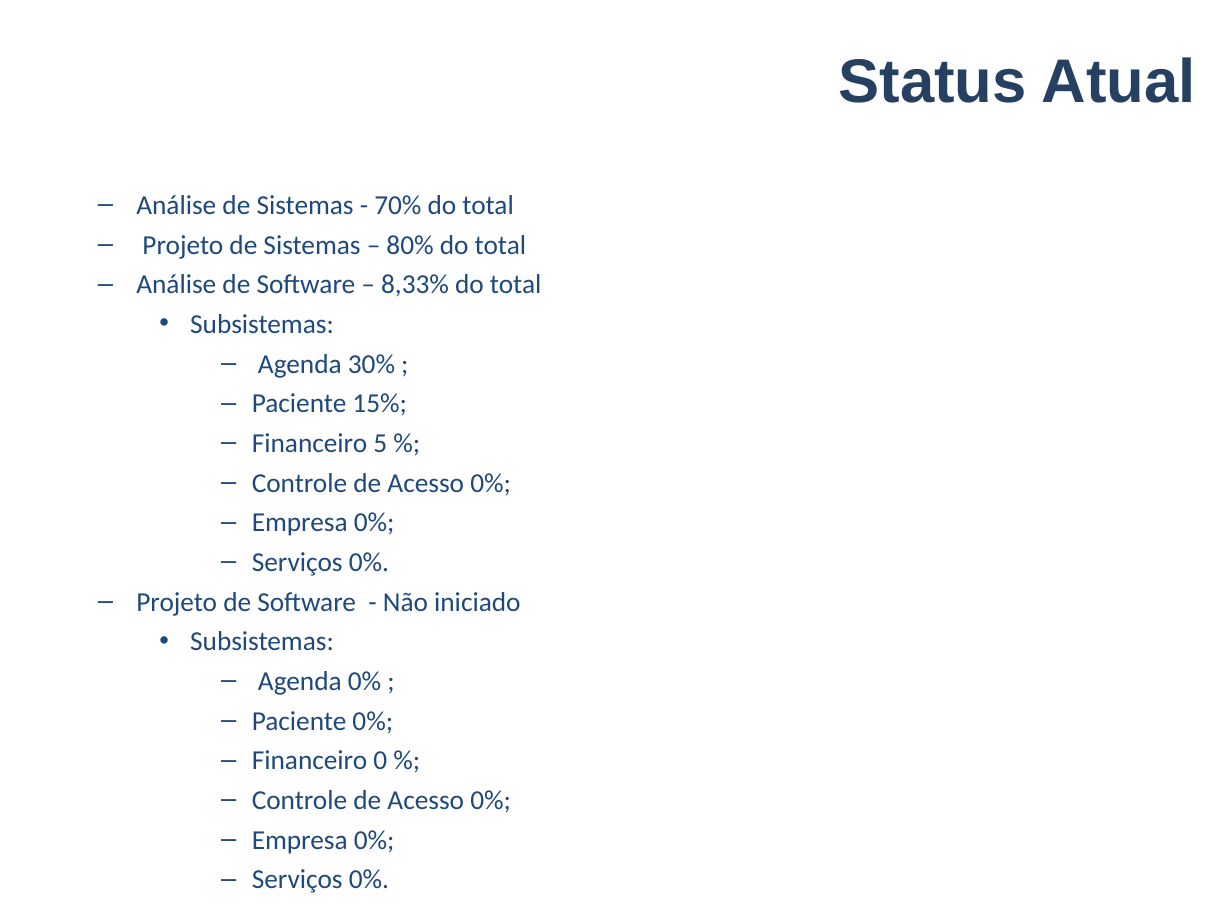
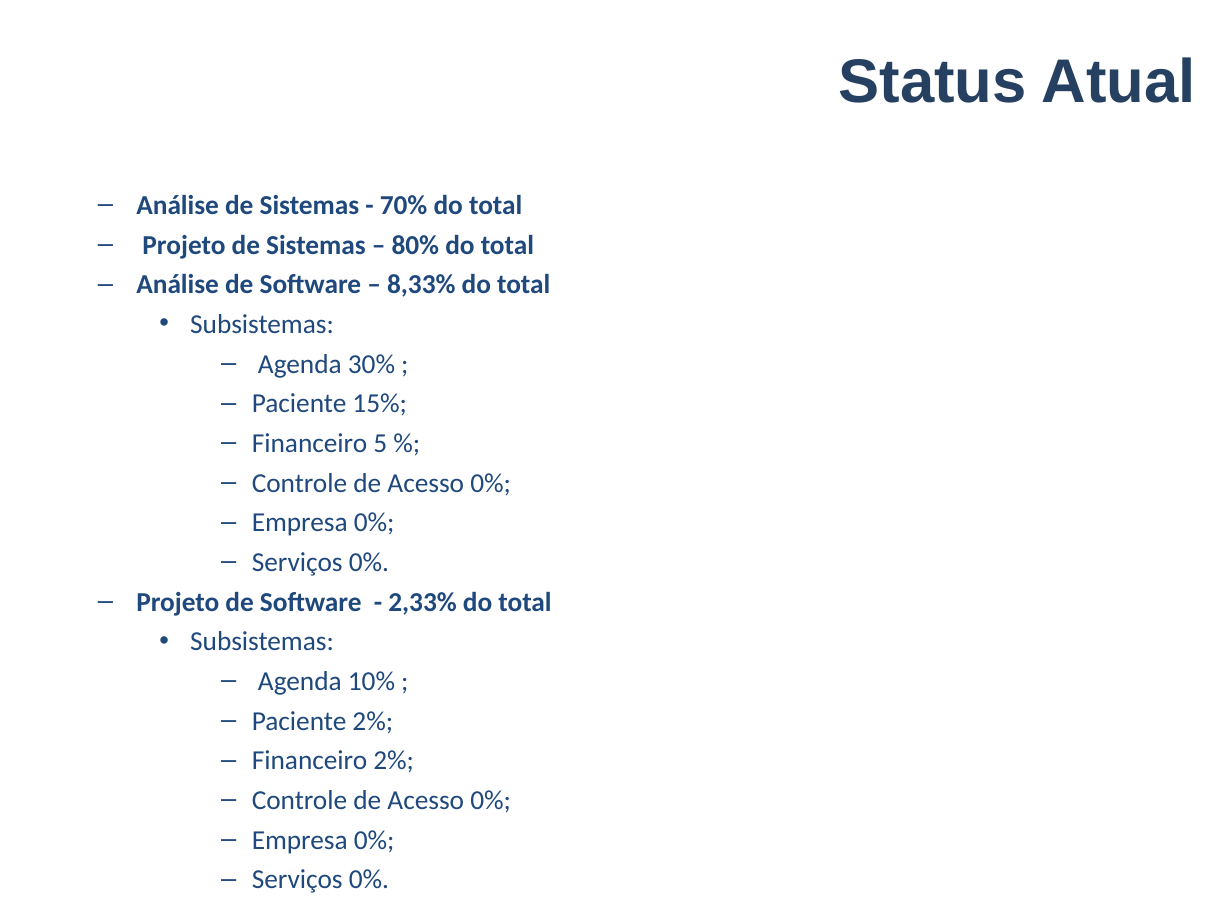
Before and after one commit to VagnerAlcantara/TCC, a slide deck: slide 7 of AnteProjeto/Apresentacao do Anteprojeto.ppt. Drawn at 1232x924 pixels with LibreOffice and Linux fonts; fonts in the diff are those of the drawing; background and template pictures are left out. Boxes give left, top, right and bottom in pixels: in the first picture for what was removed or moved away, otherwise in the second. Text is boxed around its words. In the diff, an @@ line names an element or a change of style, - is before the commit and + after.

Commit message:
Atualização
Atualização

```diff
--- a/AnteProjeto/Apresentacao do Anteprojeto.ppt
+++ b/AnteProjeto/Apresentacao do Anteprojeto.ppt
@@ text at bbox=[136, 194, 550, 297]: bold on in "Análise de Sistemas - 70% do total", "Projeto de Sistemas – 80% do total", "Análise de Software – 8,33% do total" @@
@@ text at bbox=[136, 591, 551, 616]: text changed; bold on @@
-  – Projeto de Software - Não iniciado
+  – Projeto de Software - 2,33% do total
@@ text at bbox=[252, 671, 414, 773]: text changed @@
-      – Agenda 0% ;
-      – Paciente 0%;
-      – Financeiro 0 %;
+      – Agenda 10% ;
+      – Paciente 2%;
+      – Financeiro 2%;
```
Also in this commit, not shown: 2 other slides changed, 1 slide added, 1 slide removed, 1 other file.
